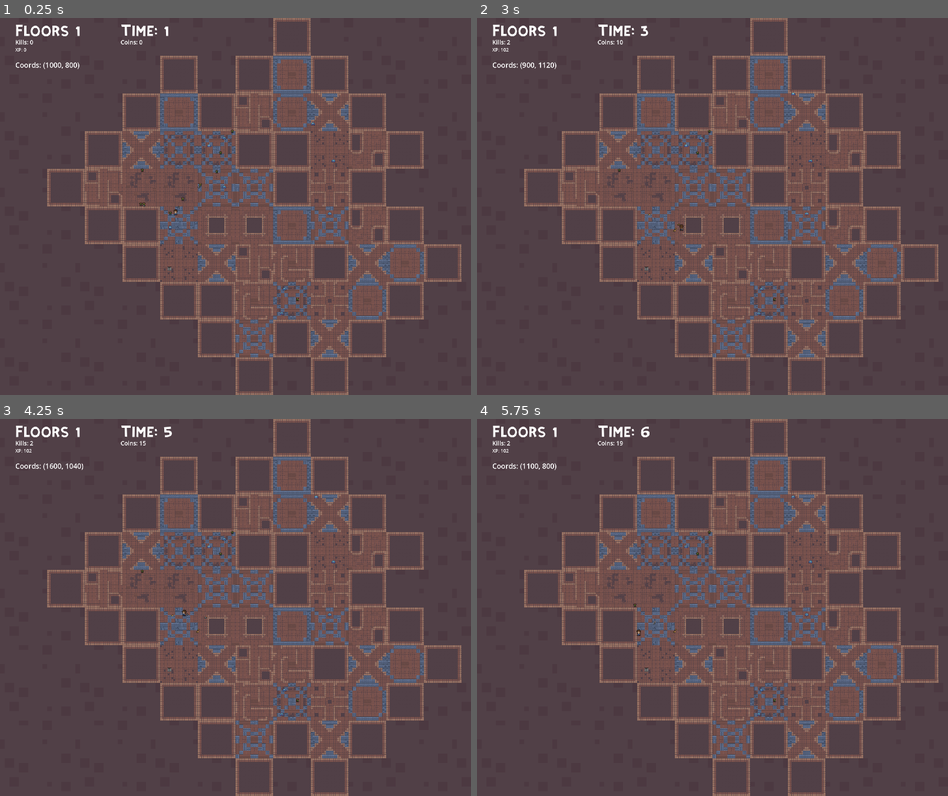
Above: before the commit, frames 1-4 (two rows, left to right).
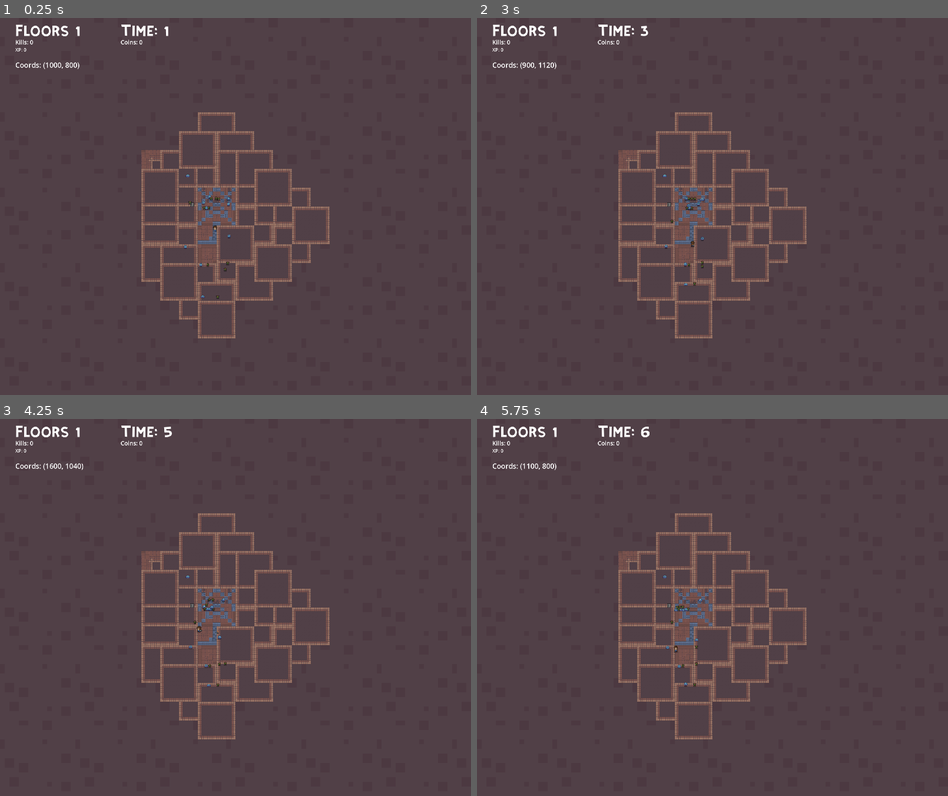
Above: after the commit, the same moments.

Repository: jaxonavena/Calamity
Game: Godot game, scene res://scenes/dungeon_generator.tscn
The game is run twice, just before and just after one commit, with the same random seed, the same clock (stepped at 60 frames per second) and the same inputs.
Inputs (mouse positions are in pixels of both pictures, inside the frame that each line leads up to):
- Up to frame 1 (0.25 s): no input
- Up to frame 2 (3 s): tap Enter at 0.5 s; move the mouse to (816, 187) at 0.52 s; hold Right (ui_right) 0.53-1.28 s; tap Space (attack) at 0.6, 1.25, 2.85 s; move the mouse to (618, 225) at 1.27 s; hold Down (ui_down) 1.28-2.03 s; click (618, 225) at 1.35 s; move the mouse to (759, 123) at 2.02 s; hold Right (ui_right) 2.03-2.78 s; hold E 2.03-2.78 s; move the mouse to (688, 281) at 2.77 s; hold Up (ui_up) from 2.78 s (still down)
- Up to frame 3 (4.25 s): tap Enter at 3.5 s; move the mouse to (376, 664) at 3.52 s; release Up (ui_up) at 3.53 s; press the mouse at (376, 664) at 3.53 s; hold Left (ui_left) from 3.53 s (still down)
- Up to frame 4 (5.75 s): tap Space (attack) at 4.25, 5.1 s; move the mouse to (571, 550) at 4.27 s; release the mouse at (571, 550) at 4.28 s; tap E at 4.35 s; tap Enter at 5 s; move the mouse to (736, 607) at 5.02 s; release Left (ui_left) at 5.03 s; hold Down (ui_down) from 5.03 s (still down)

The runs differ from the first frame. In frame 1, 26% of the frame differs, in the area x 10-98%, y 0-100%; in frame 2, 26%; in frame 3, 26%, in the area x 5-98%, y 0-100%; in frame 4, 26%.

Commit message:
Super broken, but funny looking.

Diff:
--- a/calamity-godotproject/project.godot
+++ b/calamity-godotproject/project.godot
@@ -35,6 +35,7 @@
 [global_group]
 
 spawnable_room=""
+rotateable_room=""
 
 [input]
 
--- a/calamity-godotproject/scenes/PR1.tscn
+++ b/calamity-godotproject/scenes/PR1.tscn
@@ -2,7 +2,7 @@
 
 [ext_resource type="TileSet" uid="uid://052wvnx2372h" path="res://tilesets/dungeon_tileset.tres" id="1_2tv44"]
 
-[node name="PR1" type="Node2D" groups=["spawnable_room"]]
+[node name="PR1" type="Node2D" groups=["rotateable_room", "spawnable_room"]]
 
 [node name="TileMapLayer" type="TileMapLayer" parent="."]
 tile_map_data = PackedByteArray("AAAAAAAAAAACAAIAACABAAAAAAACAAEAAAACAAAAAAACAAEAAAAAAAEAAAACAAEAAAAAAAIAAAACAAEAAAADAA …(1520 unchanged characters)…
--- a/calamity-godotproject/scenes/PR10.tscn
+++ b/calamity-godotproject/scenes/PR10.tscn
@@ -2,7 +2,7 @@
 
 [ext_resource type="TileSet" uid="uid://052wvnx2372h" path="res://tilesets/dungeon_tileset.tres" id="1_1rl2x"]
 
-[node name="PR4" type="Node2D"]
+[node name="PR4" type="Node2D" groups=["rotateable_room"]]
 
 [node name="TileMapLayer" type="TileMapLayer" parent="."]
 tile_map_data = PackedByteArray("AAAAAAAAAAACAAEAAAABAAAAAAACAAEAAAACAAAAAAAGAAEAAFAAAAEAAAACAAEAAAAAAAIAAAAGAAEAAGADAA …(1520 unchanged characters)…
--- a/calamity-godotproject/scenes/PR11.tscn
+++ b/calamity-godotproject/scenes/PR11.tscn
@@ -2,7 +2,7 @@
 
 [ext_resource type="TileSet" uid="uid://052wvnx2372h" path="res://tilesets/dungeon_tileset.tres" id="1_u33dg"]
 
-[node name="PR4" type="Node2D"]
+[node name="PR4" type="Node2D" groups=["rotateable_room"]]
 
 [node name="TileMapLayer" type="TileMapLayer" parent="."]
 tile_map_data = PackedByteArray("AAAAAAAAAAAGAAEAAAABAAAAAAAGAAIAAFACAAAAAAAGAAIAAFAAAAEAAAAGAAIAAAAAAAIAAAAGAAIAAAADAA …(1520 unchanged characters)…
--- a/calamity-godotproject/scenes/PR12.tscn
+++ b/calamity-godotproject/scenes/PR12.tscn
@@ -2,7 +2,7 @@
 
 [ext_resource type="TileSet" uid="uid://052wvnx2372h" path="res://tilesets/dungeon_tileset.tres" id="1_nrv8h"]
 
-[node name="PR4" type="Node2D"]
+[node name="PR4" type="Node2D" groups=["rotateable_room"]]
 
 [node name="TileMapLayer" type="TileMapLayer" parent="."]
 tile_map_data = PackedByteArray("AAAAAAAAAAAAAAMAAAABAAAAAAADAAEAAAACAAAAAAADAAEAAAAAAAEAAAADAAEAAAAAAAIAAAADAAEAAAADAA …(1520 unchanged characters)…
--- a/calamity-godotproject/scenes/PR13.tscn
+++ b/calamity-godotproject/scenes/PR13.tscn
@@ -2,7 +2,7 @@
 
 [ext_resource type="TileSet" uid="uid://052wvnx2372h" path="res://tilesets/dungeon_tileset.tres" id="1_fobem"]
 
-[node name="PR4" type="Node2D"]
+[node name="PR4" type="Node2D" groups=["rotateable_room"]]
 
 [node name="TileMapLayer" type="TileMapLayer" parent="."]
 tile_map_data = PackedByteArray("AAAAAAAAAAAGAAEAAAABAAAAAAAGAAIAAFACAAAAAAAGAAIAAFAAAAEAAAAGAAIAAAAAAAIAAAAGAAIAAAADAA …(1520 unchanged characters)…
--- a/calamity-godotproject/scenes/PR14.tscn
+++ b/calamity-godotproject/scenes/PR14.tscn
@@ -4,7 +4,7 @@
 
 [node name="PR4" type="Node2D"]
 
-[node name="TileMapLayer" type="TileMapLayer" parent="." groups=["spawnable_room"]]
+[node name="TileMapLayer" type="TileMapLayer" parent="." groups=["rotateable_room", "spawnable_room"]]
 tile_map_data = PackedByteArray("AAAAAAAAAAAHAAQAAAABAAAAAAAHAAQAAAACAAAAAAAHAAQAAAAAAAEAAAAGAAUAAAAAAAIAAAAGAAUAAAADAA …(1520 unchanged characters)…
 tile_set = ExtResource("1_a31la")
 
--- a/calamity-godotproject/scenes/PR2.tscn
+++ b/calamity-godotproject/scenes/PR2.tscn
@@ -2,7 +2,7 @@
 
 [ext_resource type="TileSet" uid="uid://052wvnx2372h" path="res://tilesets/dungeon_tileset.tres" id="1_vjudn"]
 
-[node name="PR1" type="Node2D" groups=["spawnable_room"]]
+[node name="PR1" type="Node2D" groups=["rotateable_room", "spawnable_room"]]
 
 [node name="TileMapLayer" type="TileMapLayer" parent="."]
 tile_map_data = PackedByteArray("AAAAAAAAAAAHAAQAADAAAAEAAAADAAEAAAAAAAIAAAADAAEAAAAAAAMAAAADAAEAAAAAAAQAAAAGAAUAAAAAAA …(1520 unchanged characters)…
--- a/calamity-godotproject/scenes/PR3.tscn
+++ b/calamity-godotproject/scenes/PR3.tscn
@@ -2,7 +2,7 @@
 
 [ext_resource type="TileSet" uid="uid://052wvnx2372h" path="res://tilesets/dungeon_tileset.tres" id="1_p57oi"]
 
-[node name="PR2" type="Node2D" groups=["spawnable_room"]]
+[node name="PR2" type="Node2D" groups=["rotateable_room", "spawnable_room"]]
 
 [node name="TileMapLayer" type="TileMapLayer" parent="."]
 tile_map_data = PackedByteArray("AAAAAAAAAAADAAEAAAABAAAAAAADAAEAAAACAAAAAAADAAEAAAAAAAEAAAADAAEAAAAAAAIAAAADAAEAAAADAA …(1520 unchanged characters)…
--- a/calamity-godotproject/scenes/PR4.tscn
+++ b/calamity-godotproject/scenes/PR4.tscn
@@ -4,7 +4,7 @@
 
 [node name="PR3" type="Node2D"]
 
-[node name="TileMapLayer" type="TileMapLayer" parent="." groups=["spawnable_room"]]
+[node name="TileMapLayer" type="TileMapLayer" parent="." groups=["rotateable_room", "spawnable_room"]]
 tile_map_data = PackedByteArray("AAAAAAAAAAACAAEAAAABAAAAAAACAAEAAAACAAAAAAAHAAQAAAAAAAEAAAACAAEAAAAAAAIAAAAGAAUAAAADAA …(1520 unchanged characters)…
 tile_set = ExtResource("1_nxh3h")
 
--- a/calamity-godotproject/scenes/PR5.tscn
+++ b/calamity-godotproject/scenes/PR5.tscn
@@ -2,7 +2,7 @@
 
 [ext_resource type="TileSet" uid="uid://052wvnx2372h" path="res://tilesets/dungeon_tileset.tres" id="1_ybc5c"]
 
-[node name="PR4" type="Node2D"]
+[node name="PR4" type="Node2D" groups=["rotateable_room"]]
 
 [node name="TileMapLayer" type="TileMapLayer" parent="."]
 tile_map_data = PackedByteArray("AAAAAAAAAAADAAEAAAABAAAAAAADAAEAAAACAAAAAAADAAEAAAAAAAEAAAADAAEAAAAAAAIAAAADAAEAAAADAA …(1520 unchanged characters)…
--- a/calamity-godotproject/scenes/PR6.tscn
+++ b/calamity-godotproject/scenes/PR6.tscn
@@ -2,7 +2,7 @@
 
 [ext_resource type="TileSet" uid="uid://052wvnx2372h" path="res://tilesets/dungeon_tileset.tres" id="1_x5fe7"]
 
-[node name="PR2" type="Node2D"]
+[node name="PR2" type="Node2D" groups=["rotateable_room"]]
 
 [node name="TileMapLayer" type="TileMapLayer" parent="."]
 tile_map_data = PackedByteArray("AAAAAAAAAAACAAEAAAABAAAAAAACAAEAAAACAAAAAAAGAAEAAAAAAAEAAAACAAEAAAAAAAIAAAAGAAEAAAADAA …(1520 unchanged characters)…
--- a/calamity-godotproject/scenes/PR7.tscn
+++ b/calamity-godotproject/scenes/PR7.tscn
@@ -2,7 +2,7 @@
 
 [ext_resource type="TileSet" uid="uid://052wvnx2372h" path="res://tilesets/dungeon_tileset.tres" id="1_no757"]
 
-[node name="PR2" type="Node2D" groups=["spawnable_room"]]
+[node name="PR2" type="Node2D" groups=["rotateable_room", "spawnable_room"]]
 
 [node name="TileMapLayer" type="TileMapLayer" parent="."]
 tile_map_data = PackedByteArray("AAAAAAAAAAADAAEAAAABAAAAAAAAAAMAAAACAAAAAAAAAAMAAAAAAAEAAAAAAAMAAGAAAAIAAAAAAAMAAGADAA …(1520 unchanged characters)…
--- a/calamity-godotproject/scenes/PR8.tscn
+++ b/calamity-godotproject/scenes/PR8.tscn
@@ -2,7 +2,7 @@
 
 [ext_resource type="TileSet" uid="uid://052wvnx2372h" path="res://tilesets/dungeon_tileset.tres" id="1_1guch"]
 
-[node name="PR2" type="Node2D" groups=["spawnable_room"]]
+[node name="PR2" type="Node2D" groups=["rotateable_room", "spawnable_room"]]
 
 [node name="TileMapLayer" type="TileMapLayer" parent="."]
 tile_map_data = PackedByteArray("AAAAAAAAAAAGAAQAAGABAAAAAAAAAAMAAAACAAAAAAAAAAMAAAAAAAEAAAAAAAMAAGAAAAIAAAAAAAMAAGADAA …(1520 unchanged characters)…
--- a/calamity-godotproject/scenes/PR9.tscn
+++ b/calamity-godotproject/scenes/PR9.tscn
@@ -2,7 +2,7 @@
 
 [ext_resource type="TileSet" uid="uid://052wvnx2372h" path="res://tilesets/dungeon_tileset.tres" id="1_fiypb"]
 
-[node name="PR2" type="Node2D" groups=["spawnable_room"]]
+[node name="PR2" type="Node2D" groups=["rotateable_room", "spawnable_room"]]
 
 [node name="TileMapLayer" type="TileMapLayer" parent="."]
 tile_map_data = PackedByteArray("AAAAAAAAAAAGAAQAAGABAAAAAAACAAEAAAACAAAAAAACAAEAAAAAAAEAAAACAAEAAAAAAAIAAAACAAEAAAADAA …(1520 unchanged characters)…
--- a/calamity-godotproject/scenes/dungeon_generator.tscn
+++ b/calamity-godotproject/scenes/dungeon_generator.tscn
@@ -48,6 +48,7 @@
 
 # SPECIAL --------------------------------------------------------------------------------------------------------------
 func _ready():
+	randomize() # built in seeder for random lib
 	generate_dungeon()
 	print(\"PLAYER\")
 	place_player(global_script.player_instance)
@@ -90,6 +91,7 @@
 func init_dungeon() -> Node2D:
 	# Initialize the starting room
 	var start_room = instance_room()
+	rotate_randomly(start_room)
 	start_room.global_position = Vector2(1000,800)
 	add_child(start_room)
 	placed_rooms.append(start_room)
@@ -116,6 +118,7 @@
 		current_doors.remove_at(random_index) # pop
 
 		var new_room = instance_room()
+		rotate_randomly(new_room)
 		var new_room_pos = current_room.global_position
 
 		new_room.global_position = determine_new_room_pos(door, new_room_pos)
@@ -147,6 +150,11 @@
 	for door in current_doors:
 		var pos = door.global_position
 		door_distance_offsets[door.name] = pos - room_pos
+
+
+func rotate_randomly(room: Node2D):
+	# random value from the set [0, 90, 180, 270]
+	room.rotation_degrees = randi() % 4 * 90
 
 func remove_some_rooms(percentage: int):
 	var initial_size = placed_rooms.size()
